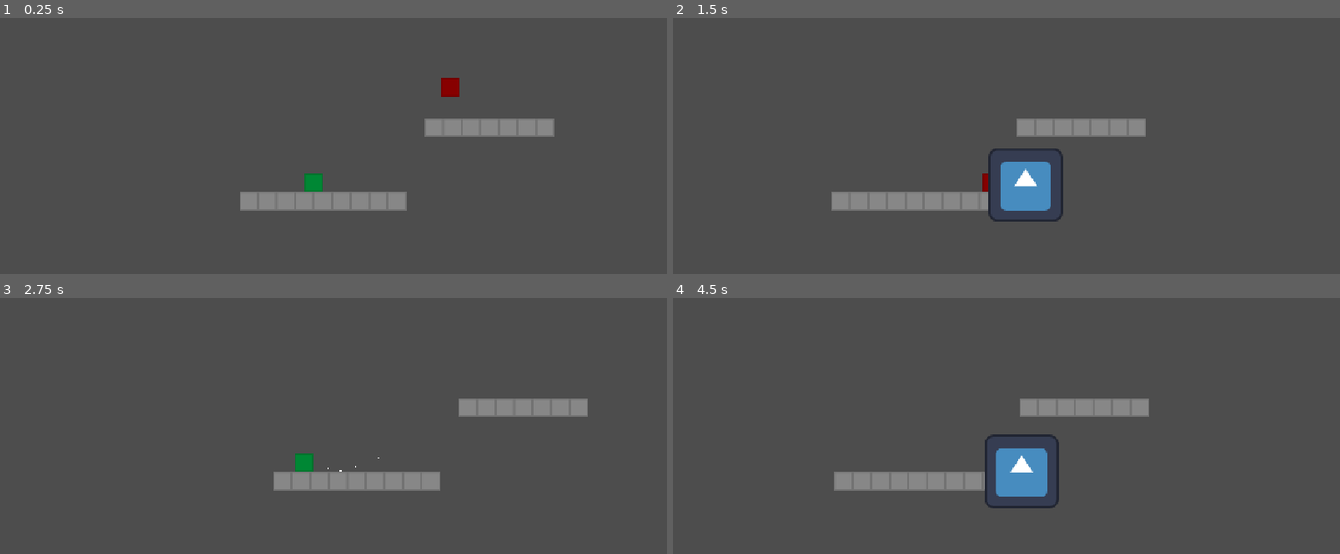
Above: before the commit, frames 1-4 (two rows, left to right).
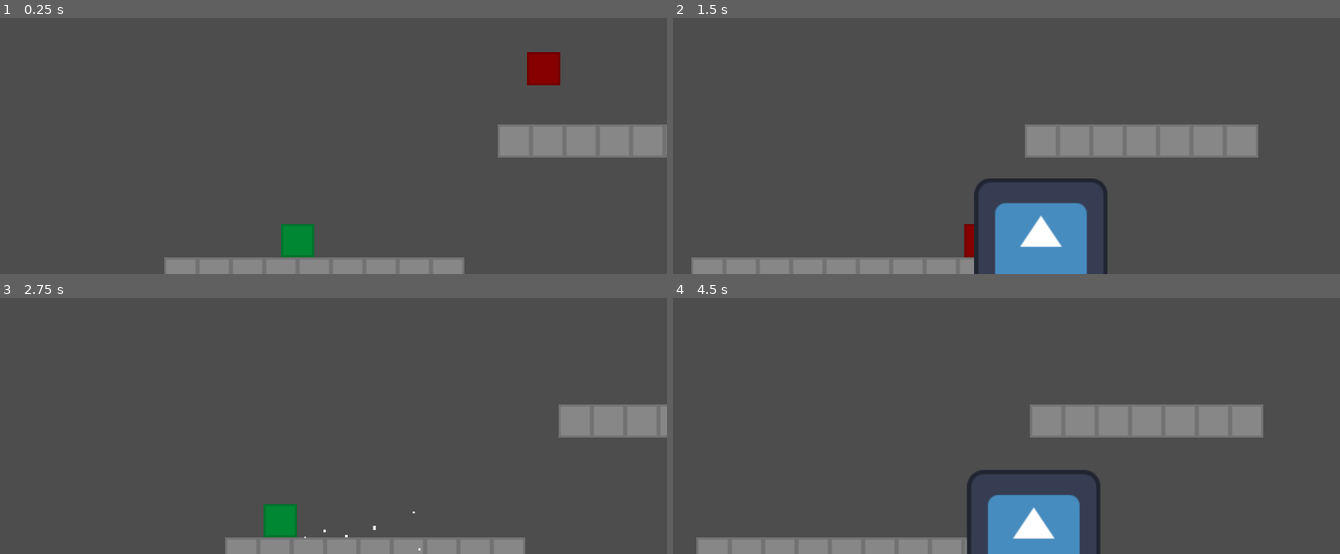
Above: after the commit, the same moments.

Repository: JumbledOne/RPHGameProject
Game: Godot game, scene res://scenes/game_scene/game_scene.tscn
Two runs of this game, one before a commit and one after it. Both use one fixed random seed, a clock stepped at 60 frames per second and the inputs below. The engine's default icon, where the game draws it, is replaced by a stand-in: a white triangle on a blue panel in a dark square.
Inputs:
- Up to frame 1 (0.25 s): no input
- Up to frame 2 (1.5 s): hold I (ability) 0.53-1.28 s; hold D (right) from 0.53 s (still down); tap Space (jump) at 0.77 s; tap E (attack) at 1.35 s
- Up to frame 3 (2.75 s): tap Space (jump) at 1.52 s; release D (right) at 2.03 s; hold A (left) from 2.03 s (still down); hold I (ability) from 2.03 s (still down)
- Up to frame 4 (4.5 s): release A (left) at 2.78 s; release I (ability) at 2.78 s; hold D (right) 2.78-4.28 s; tap E (attack) at 2.85, 4.35 s; tap Space (jump) at 3.02, 3.77 s; hold I (ability) 3.53-4.28 s; hold A (left) from 4.28 s (still down)

The runs differ from the first frame. In frame 1, 10% of the frame differs, in the area x 24-100%, y 13-100%; in frame 2, 15%, in the area x 2-88%, y 39-100%; in frame 3, 8.7%; in frame 4, 14%.

Commit message:
Changed resolution

Diff:
--- a/src/project.godot
+++ b/src/project.godot
@@ -21,8 +21,11 @@
 
 [display]
 
-window/stretch/mode="canvas_items"
+window/size/viewport_width=1280
+window/size/viewport_height=720
+window/stretch/mode="viewport"
 window/stretch/aspect="expand"
+window/stretch/scale_mode="integer"
 
 [dotnet]
 
--- a/src/scenes/game_scene/game_scene.tscn
+++ b/src/scenes/game_scene/game_scene.tscn
@@ -27,7 +27,8 @@
 tile_set = SubResource("TileSet_201br")
 
 [node name="PlayerCamera" type="Camera2D" parent="." unique_id=993769838]
-position = Vector2(420, -182)
+position = Vector2(420, -164)
+zoom = Vector2(2, 2)
 position_smoothing_enabled = true
 position_smoothing_speed = 16.0
 script = ExtResource("2_ducuf")
